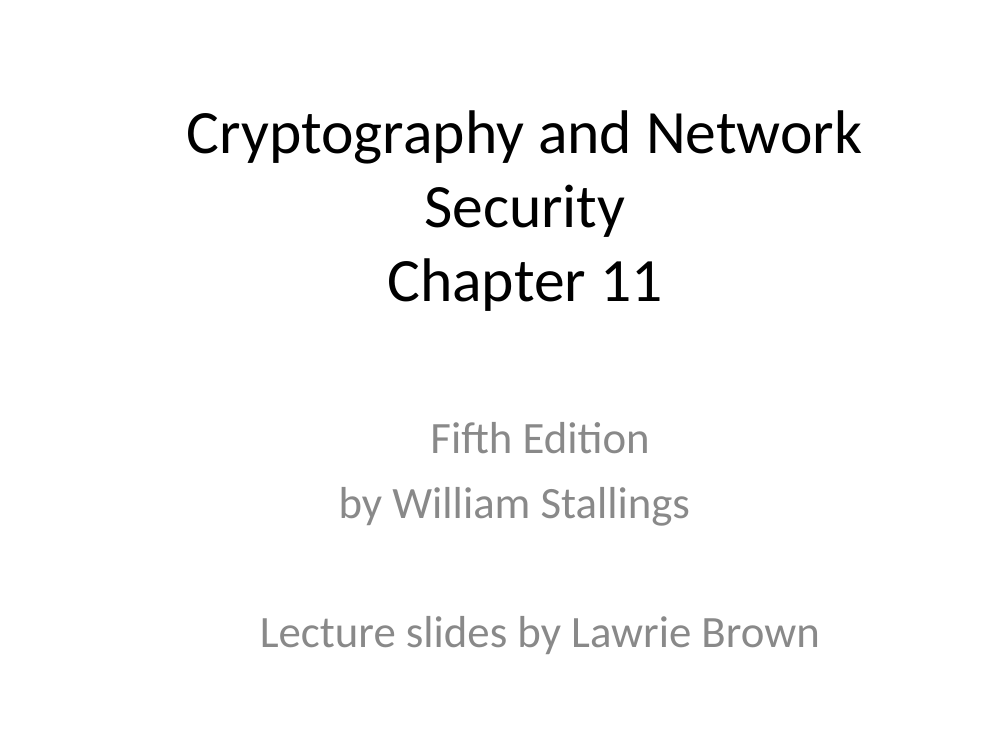
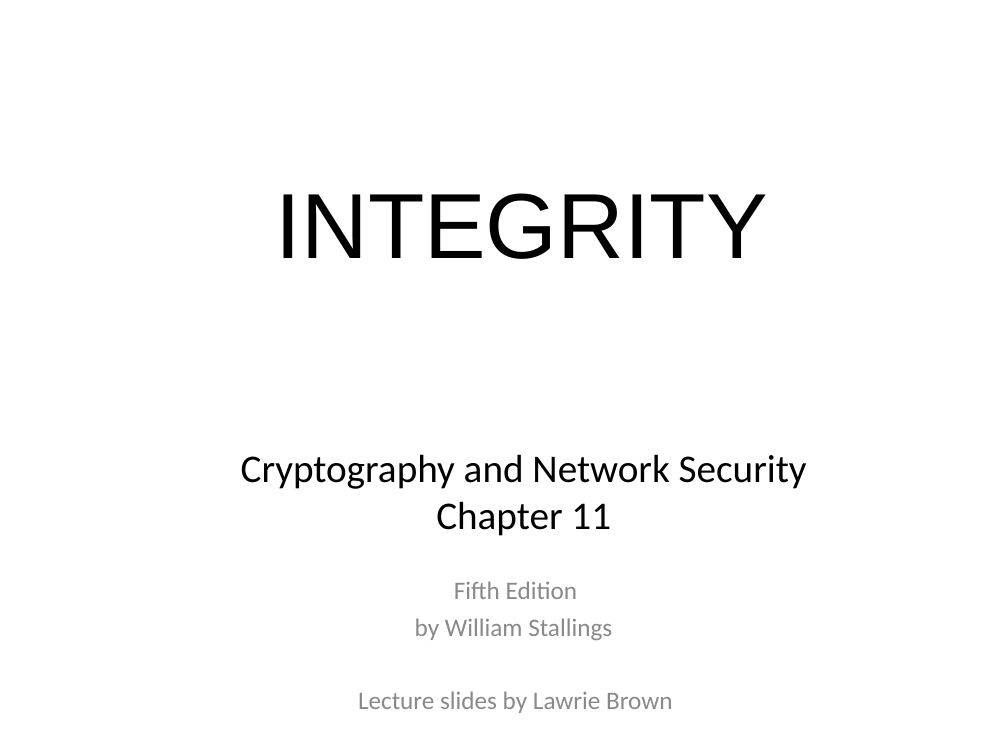
Before and after one commit to DeMaCS-UNICAL/NetworkSecurity, a slide deck: slide 1 of slides/ch11-Hash.Functions.ppt. Drawn at 1008x756 pixels with LibreOffice and Linux fonts; fonts in the diff are those of the drawing. Boxes give left, top, right and bottom in pixels: in the first picture for what was removed or moved away, otherwise in the second. Text is boxed around its words. In the diff, an @@ line names an element or a change of style, - is before the commit and + after.

```diff
--- a/slides/ch11-Hash.Functions.ppt
+++ b/slides/ch11-Hash.Functions.ppt
@@ text added at bbox=[276, 193, 768, 259], 66 pt, text #000000 @@
+INTEGRITY
@@ title "Cryptography and Network Security Chapter ...": place and size @@
-title "Cryptography and Network Security Chapter ..." at bbox=[187, 110, 862, 311]
+title "Cryptography and Network Security Chapter ..." at bbox=[241, 454, 807, 536]
@@ title "Cryptography and Network Security Chapter ..." at bbox=[241, 454, 807, 536]: size 44 to 28 pt @@
@@ subtitle "Fifth Edition": place and size @@
-subtitle "Fifth Edition" at bbox=[260, 422, 819, 654]
+subtitle "Fifth Edition" at bbox=[358, 581, 672, 713]
@@ subtitle "Fifth Edition" at bbox=[358, 581, 672, 713]: size 32 to 18 pt; less space between paragraphs @@
```
Also in this commit, not shown: 13 other slides changed, 6 slides added, 1 other file.
